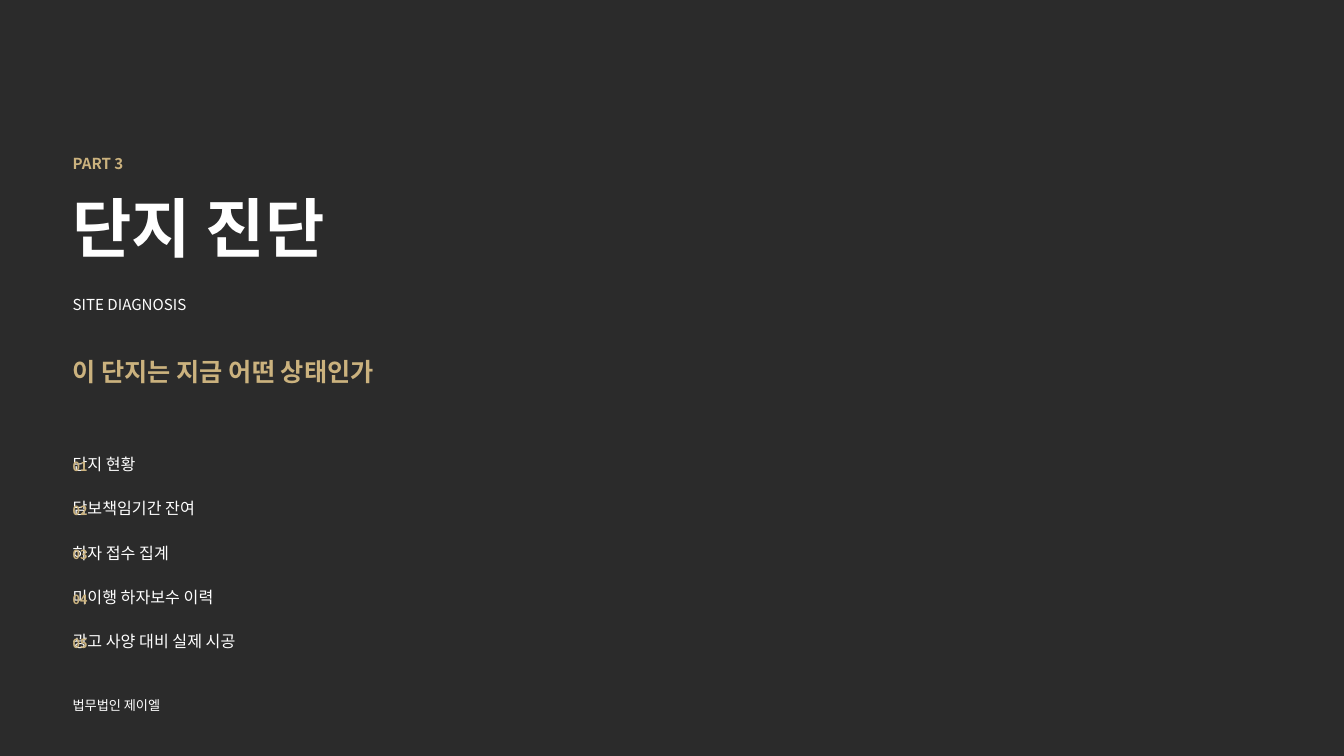
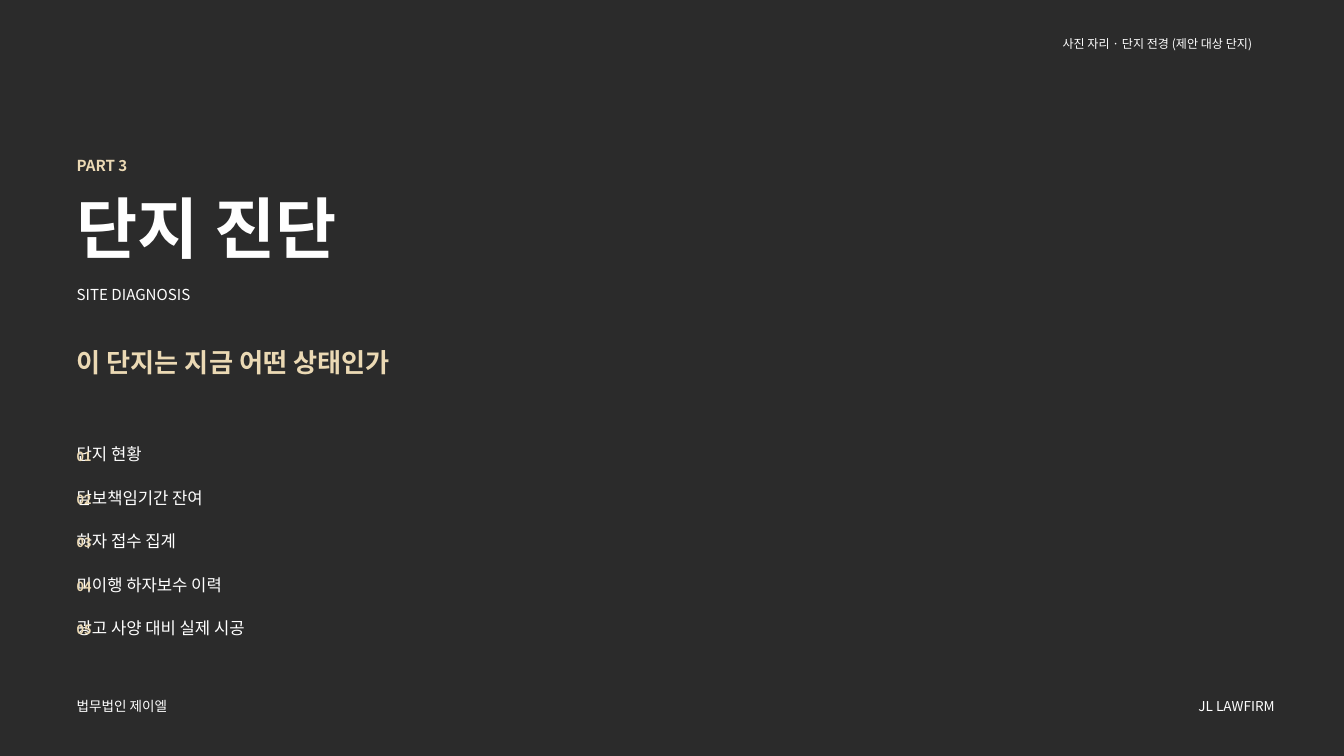
Before and after one commit to kingjin77-rgb/jl-magazine, a slide deck: slide 36 of template/design/preview/JL_하자소송_기본제안서.pptx. Drawn at 1344x756 pixels with LibreOffice and Linux fonts; fonts in the diff are those of the drawing; background and template pictures are left out; a plain dark background stands for a picture behind light text. Boxes give left, top, right and bottom in pixels: in the first picture for what was removed or moved away, otherwise in the second. Text is boxed around its words. In the diff, an @@ line names an element or a change of style, - is before the commit and + after.

```diff
--- a/template/design/preview/JL_하자소송_기본제안서.pptx
+++ b/template/design/preview/JL_하자소송_기본제안서.pptx
@@ text added at [1063,38,1252,50], 8.6 pt, text #FFFFFF @@
+사진 자리 · 단지 전경 (제안 대상 단지)
@@ text "단지 진단" at [77,197,336,259]: size 46.1 to 47.5 pt; line spacing 55.3pt to 55.1pt @@
@@ text "SITE DIAGNOSIS": place and size @@
-text "SITE DIAGNOSIS" at [73,298,186,310]
+text "SITE DIAGNOSIS" at [77,288,190,300]
@@ text "이 단지는 지금 어떤 상태인가": place and size @@
-text "이 단지는 지금 어떤 상태인가" at [73,360,374,384]
+text "이 단지는 지금 어떤 상태인가" at [77,350,389,375]
@@ text "이 단지는 지금 어떤 상태인가" at [77,350,389,375]: size 18 to 18.7 pt, text colour #CBB27E to #EBD9B4; line spacing 25.2pt to 26.2pt @@
@@ text "단지 현황": place and size @@
-text "단지 현황" at [73,456,136,472]
+text "단지 현황" at [77,446,142,462]
@@ text "담보책임기간 잔여": place and size @@
-text "담보책임기간 잔여" at [73,500,195,516]
+text "담보책임기간 잔여" at [77,490,203,506]
@@ 3 texts: place and size @@
-3 texts at [73,458,88,563]
+3 texts at [77,447,92,551]
@@ text "하자 접수 집계": place and size @@
-text "하자 접수 집계" at [73,545,169,561]
+text "하자 접수 집계" at [77,533,176,549]
@@ text "미이행 하자보수 이력": place and size @@
-text "미이행 하자보수 이력" at [73,589,214,605]
+text "미이행 하자보수 이력" at [77,577,222,593]
@@ text "04": place and size @@
-text "04" at [73,591,88,604]
+text "04" at [77,578,92,595]
@@ text colour #CBB27E to #EBD9B4 in 6 elements at [77,160,127,171], [77,447,92,461], [77,491,92,508], [77,534,92,551], [77,578,92,595], [77,621,92,638] @@
@@ text "05": place and size @@
-text "05" at [73,635,88,652]
+text "05" at [77,621,92,638]
@@ size 11.5 to 11.9 pt; line spacing 16.1pt to 16.6pt in 5 elements at [77,446,142,462], [77,490,203,506], [77,533,176,549], [77,577,222,593], [77,620,245,636] @@
@@ text "광고 사양 대비 실제 시공": place and size @@
-text "광고 사양 대비 실제 시공" at [73,633,236,649]
+text "광고 사양 대비 실제 시공" at [77,620,245,636]
@@ text "법무법인 제이엘" at [77,700,167,712]: size 9.4 to 9.7 pt; line spacing 13.1pt to 13.6pt @@
@@ text added at [1198,701,1275,711], 9.7 pt, text #FFFFFF @@
+JL LAWFIRM
```
Also in this commit, not shown: 91 other slides changed, 3 slides added, 2 other files.
